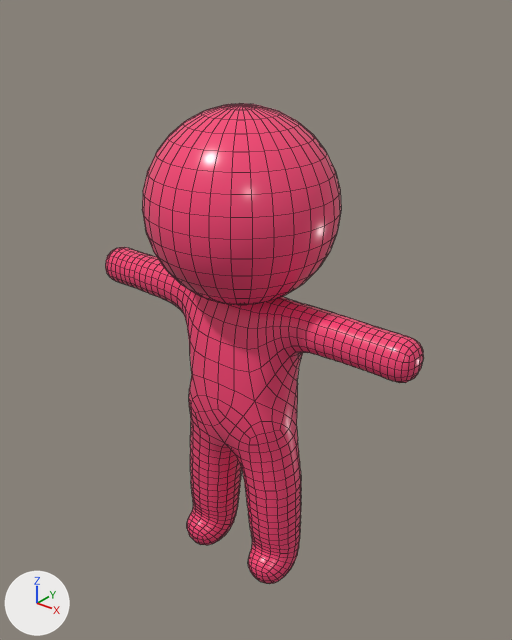
An edit to the FBX model Assets/_BusJam/Art/Models/Yolcu/Yolcu.fbx, drawn before and after from the same camera.
The view is the same before and after, from a 50 mm lens placed at (0.671, -0.804, 1.016), pointed at (0.008, 0.024, 0.502). The lights are fixed; the arrows at lower left show +X, +Y and +Z. The first picture is the older version. Mesh edges are drawn as thin lines.

The older version as bpy lines, for what is in view:
```python
mat_m_yolcu = principled_material('M_Yolcu')
mat_m_yolcu.base_color = (0.95, 0.06, 0.18)  # pink #f94576
mat_m_yolcu.roughness = 0.25
me_yolcubody = bpy.data.meshes.new('YolcuBody')
me_yolcubody.from_pydata(...)  # 1996 vertices, 2024 faces; spans x -0.314..0.314, y -0.15..0.15, z 0.012..0.85
me_yolcubody.materials.append(mat_m_yolcu)  # pink #f94576
ob_yolcu = bpy.data.objects.new('Yolcu', me_yolcubody)
ob_yolcu.location = (0.0, 0.0, 0.0)
```
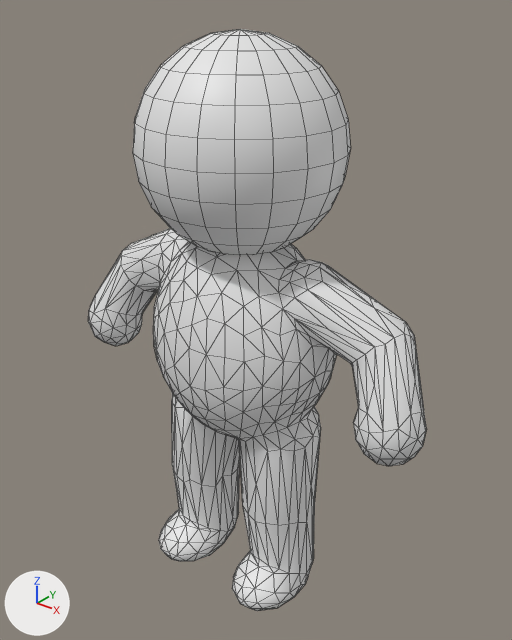
The edits, one by one:
In material 'M_Yolcu' (mat_m_yolcu), roughness goes from 0.25 to 0.5.
Material 'M_Yolcu' (mat_m_yolcu) changes colour from pink #f94576 to white #e7e7e7; in linear values from (0.95, 0.06, 0.18) to (0.8, 0.8, 0.8).
me_yolcubody is used by ob_yolcu; location (0.0, 0.0, 0.0).
me_yolcubody had 1996 vertices, 2024 faces and spanned x -0.314..0.314, y -0.15..0.15, z 0.012..0.85.
me_yolcubody now has 924 vertices, 1625 faces and spans x -0.343..0.343, y -0.157..0.157, z 0.0..0.95.
me_yolcubody part 1: a new loose piece, a UV sphere (20 segments, 12 rings, poles along z) spanning x -0.16..0.16, y -0.157..0.157, z 0.63..0.95, in mat_m_yolcu (white #e7e7e7).
me_yolcubody part 2: the loose piece of 1514 vertices spanning x -0.314..0.314, y -0.066..0.066, z 0.012..0.569 is rebuilt with 702 vertices and now spans x -0.343..0.343, y -0.13..0.13, z 0.0..0.674.
me_yolcubody part 3: the loose piece of 482 vertices spanning x -0.15..0.15, y -0.15..0.15, z 0.55..0.85 is deleted.

Pixel boxes (x1, y1, x2, y2) of what changed, in the pictures (512 x 640 px):
'Yolcu', recoloured, surface changed, reshaped (21% taller)
    before: (105, 103, 424, 584)
    after: (88, 29, 426, 611)
part 1 of me_yolcubody, added
    after: (133, 29, 351, 255)
part 2 of me_yolcubody, rebuilt (14% taller)
    before: (105, 247, 424, 584)
    after: (88, 228, 426, 611)
part 3 of me_yolcubody, deleted (pink)
    before: (142, 103, 341, 305)
